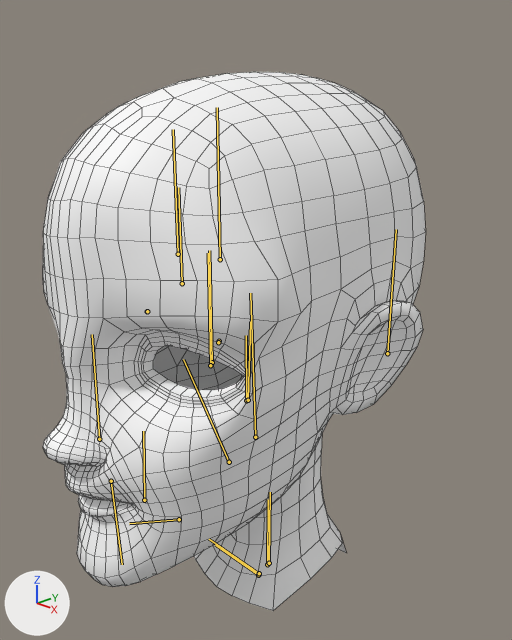
A saved change to the Blender file data/gen13_genie_chaos.blend.
The view is the same before and after, from a camera (50 mm lens) standing at (0.325, -0.264, 1.502) and looking at (0.002, 0.042, 1.343). The lights are fixed; the arrows at lower left show +X, +Y and +Z. The older version comes first. Both versions are drawn at frame 352 of the action 'ArmatureAction'; the numbers are the values there. The bones that change, and the others that lie on the model, are drawn over the model as lines. Mesh edges are drawn as thin lines.

The first picture shows 'headOnly_geo'.
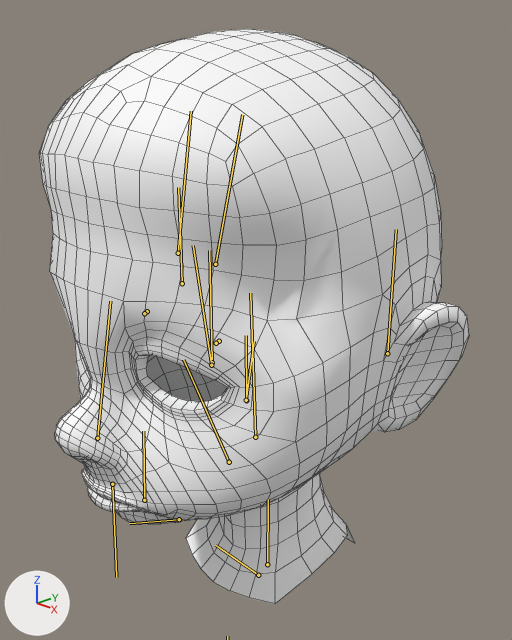
Pixel boxes (x1, y1, x2, y2) of what changed, in the pictures (512 x 640 px):
'headOnly_geo', posed (12% wider, 7% taller)
    before: (42, 72, 426, 611)
    after: (39, 29, 469, 604)
bone 'JawBind', root to tip
    before: (248, 400) to (250, 321)
    after: (246, 400) to (254, 341)
bone 'MouthBind', root to tip
    before: (111, 481) to (122, 564)
    after: (112, 484) to (116, 577)
bone 'NoseBind', root to tip
    before: (99, 439) to (92, 334)
    after: (97, 438) to (110, 301)
bone 'LeftBrowBind', root to tip
    before: (220, 259) to (217, 107)
    after: (215, 264) to (242, 114)
bone 'RightBrowBind', root to tip
    before: (178, 254) to (173, 129)
    after: (178, 253) to (191, 111)
bone 'RightEyeSocketBind', root to tip
    before: (147, 311) to (147, 311)
    after: (144, 313) to (144, 313)
bone 'LeftEyeSocketBind', root to tip
    before: (218, 342) to (218, 342)
    after: (216, 343) to (216, 342)
bone 'FaceBind', root to tip
    before: (210, 365) to (208, 253)
    after: (211, 365) to (193, 245)
bone 'NeckBind', root to tip
    before: (269, 563) to (270, 492)
    after: (267, 564) to (268, 499)

The edits, one by one:
Bone 'JawBind' (bone_jawbind) moves from (0.1, 0.1, 0.0) to (0.0, 0.0, 0.0).
Bone 'JawBind' (bone_jawbind) turns from (0, 0, 0) to (-7, 0, 0) degrees about its own x, y and z.
Bone 'JawBind' (bone_jawbind) is rescaled from (0.99, 1.18, 1.18) to (0.83, 0.88, 0.91).
Bone 'MouthBind' (bone_mouthbind) moves from (0.0, -0.1, 0.1) to (0.0, 0.2, 0.0).
Bone 'MouthBind' (bone_mouthbind) turns from (0, 0, 0) to (5, 0, 0) degrees about its own x, y and z.
Bone 'MouthBind' (bone_mouthbind) is rescaled from (0.85, 0.84, 1.19) to (1.01, 0.9, 0.81).
Bone 'NoseBind' (bone_nosebind) moves from (-0.1, -0.1, 0.0) to (0.0, 0.1, 0.2).
Bone 'NoseBind' (bone_nosebind) turns from (0, 0, 0) to (-10, 0, 0) degrees about its own x, y and z.
Bone 'NoseBind' (bone_nosebind) is rescaled from (1.09, 0.87, 1.13) to (1.1, 1.09, 0.85).
Bone 'LeftBrowBind' (bone_leftbrowbind) moves from (-0.1, 0.2, 0.0) to (0.1, -0.1, -0.2).
Bone 'LeftBrowBind' (bone_leftbrowbind) turns from (0, 0, 0) to (10, 8, 9) degrees about its own x, y and z.
Bone 'LeftBrowBind' (bone_leftbrowbind) is rescaled from (1.04, 1.15, 0.99) to (0.82, 1.15, 0.95).
Bone 'RightBrowBind' (bone_rightbrowbind) moves from (-0.1, -0.2, -0.2) to (-0.1, -0.1, -0.2).
Bone 'RightBrowBind' (bone_rightbrowbind) turns from (0, 0, 0) to (10, -8, -9) degrees about its own x, y and z.
Bone 'RightBrowBind' (bone_rightbrowbind) is rescaled from (1.19, 1.01, 1.05) to (0.82, 1.15, 0.95).
Bone 'RightEyeSocketBind' (bone_righteyesocketbind) moves from (0.0, 0.0, 0.0) to (0.1, -0.1, 0.2).
Bone 'RightEyeSocketBind' (bone_righteyesocketbind) turns from (0, 0, 0) to (8, 6, 1) degrees about its own x, y and z.
Bone 'RightEyeSocketBind' (bone_righteyesocketbind) is rescaled from (0.88, 0.99, 1.11) to (1.12, 1.12, 0.95).
Bone 'LeftEyeSocketBind' (bone_lefteyesocketbind) moves from (0.0, -0.1, 0.0) to (-0.1, -0.1, 0.2).
Bone 'LeftEyeSocketBind' (bone_lefteyesocketbind) turns from (0, 0, 0) to (8, -6, -1) degrees about its own x, y and z.
Bone 'LeftEyeSocketBind' (bone_lefteyesocketbind) is rescaled from (1.13, 0.98, 0.86) to (1.12, 1.12, 0.95).
Bone 'FaceBind' (bone_facebind) moves from (0.0, -0.1, 0.2) to (0.0, -0.2, 0.1).
Bone 'FaceBind' (bone_facebind) turns from (0, 0, 0) to (8, 0, 0) degrees about its own x, y and z.
Bone 'FaceBind' (bone_facebind) is rescaled from (0.8, 1.0, 1.2) to (1.2, 1.1, 0.98).
Bone 'NeckBind' (bone_neckbind) moves from (0.1, 0.1, -0.1) to (0.0, 0.0, 0.0).
Bone 'NeckBind' (bone_neckbind) is rescaled from (1.01, 1.1, 0.94) to (1.0, 1.0, 1.0).
Bone 'Spine2Bind' (bone_spine2bind) moves from (-0.2, 0.1, 0.0) to (0.0, 0.0, 0.0).
Bone 'Spine2Bind' (bone_spine2bind) is rescaled from (0.9, 0.9, 0.8) to (1.0, 1.0, 1.0).
